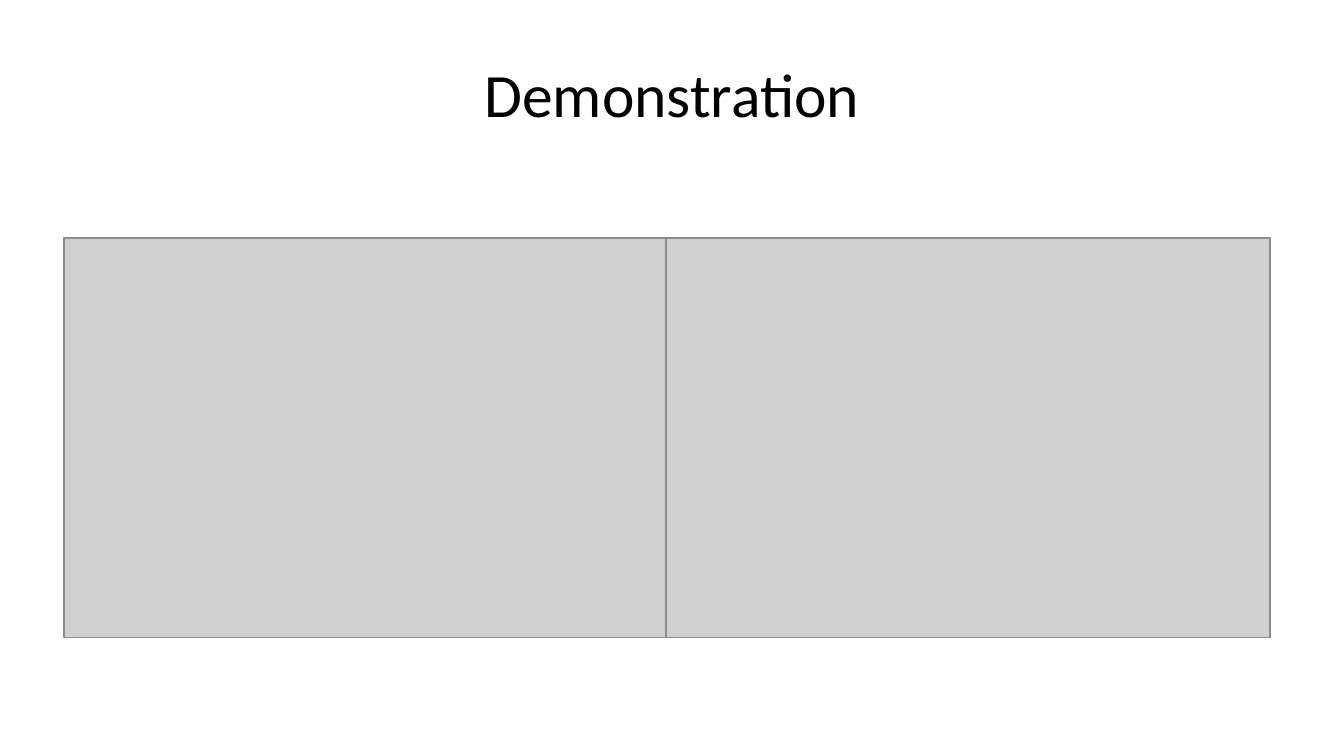
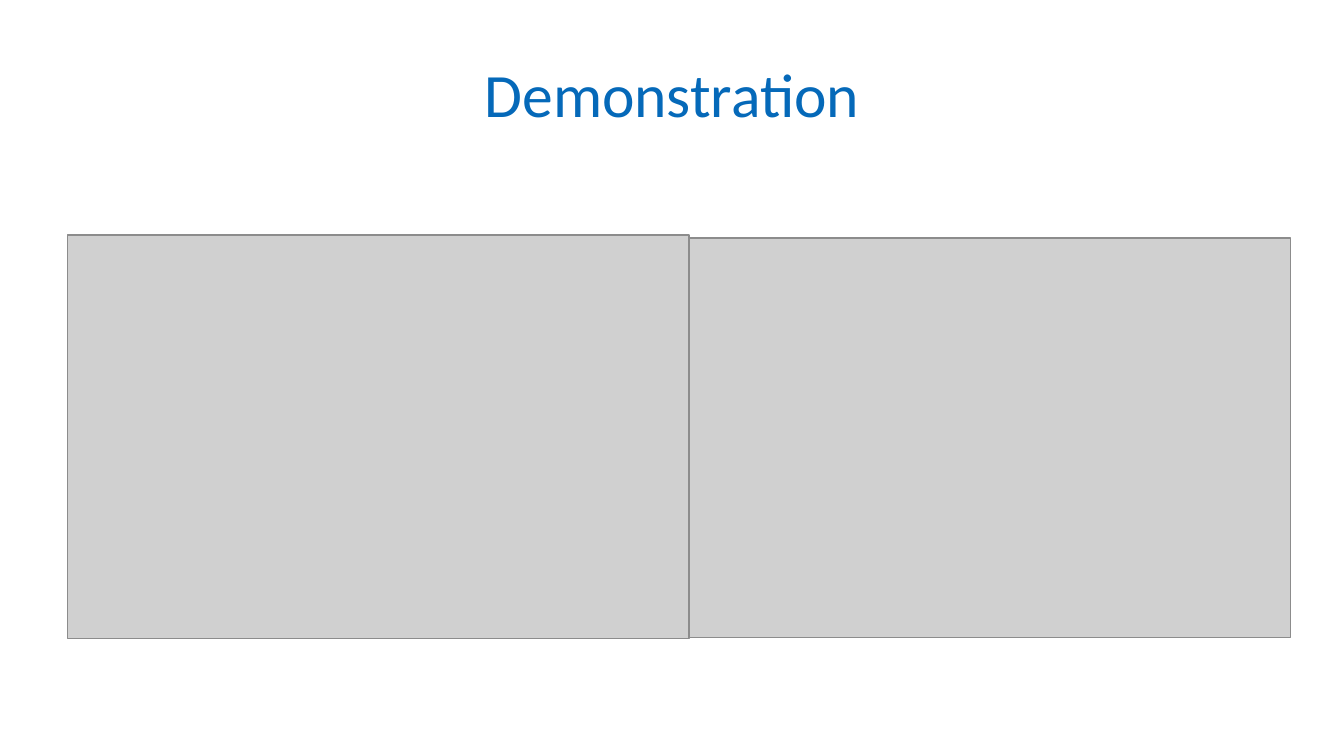
Before and after one commit to Patrick941/MAIProject, a slide deck: slide 2 of Presentation/presentation.odp. Drawn at 1344x756 pixels with LibreOffice and Linux fonts; fonts in the diff are those of the drawing; grey boxes stand for pictures; background and template pictures are left out. Boxes give left, top, right and bottom in pixels: in the first picture for what was removed or moved away, otherwise in the second. Text is boxed around its words. In the diff, an @@ line names an element or a change of style, - is before the commit and + after.

```diff
--- a/Presentation/presentation.odp
+++ b/Presentation/presentation.odp
@@ title "Demonstration" at (x1=485, y1=74, x2=860, y2=118): text colour #000000 to #0569B9 @@
@@ picture resized from (x1=65, y1=238, x2=667, y2=637) to (x1=67, y1=235, x2=689, y2=638) @@
@@ picture moved from (x1=667, y1=238, x2=1270, y2=637) to (x1=687, y1=238, x2=1290, y2=637) @@
```
Also in this commit, not shown: 12 other slides changed.
